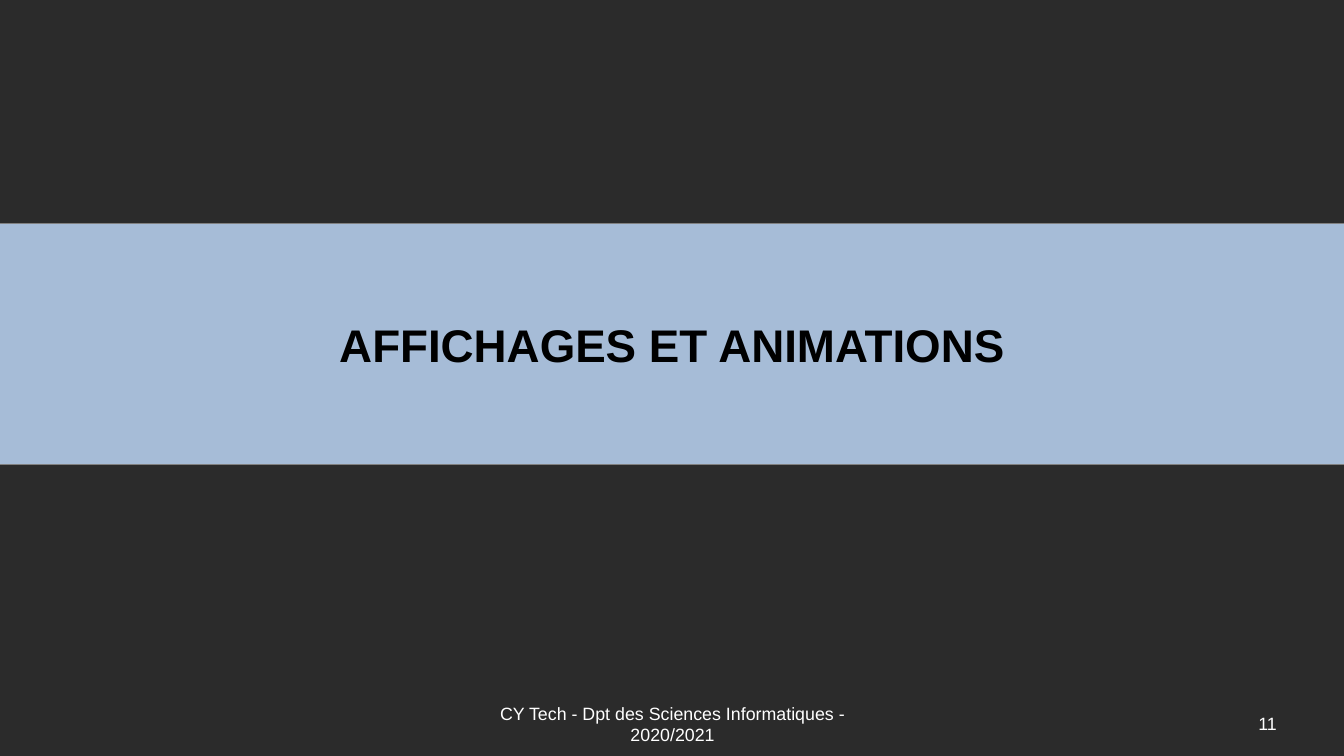
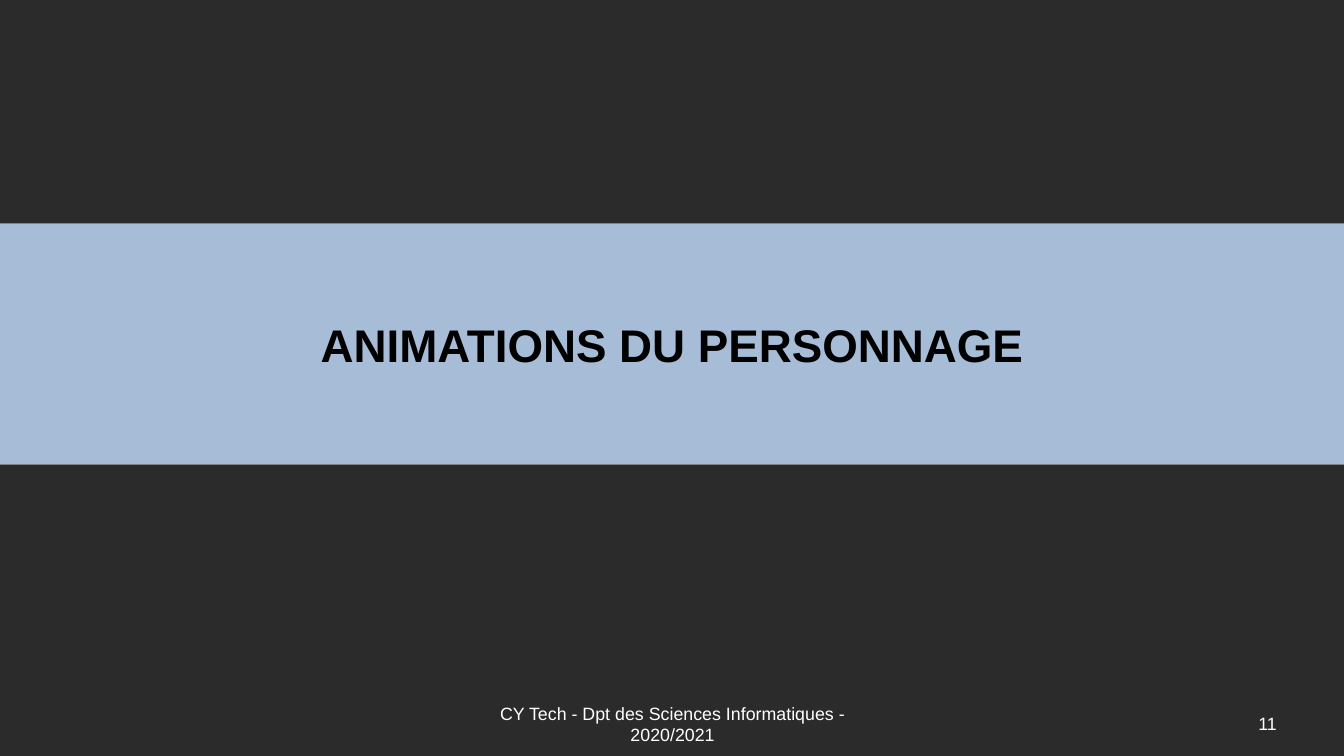
Before and after one commit to Romuald78/pyArcade, a slide deck: slide 11 of doc/UE_Libre_Jeu_Arcade_Stories.odp. Drawn at 1344x756 pixels with LibreOffice and Linux fonts; fonts in the diff are those of the drawing; background and template pictures are left out; a plain dark background stands for a picture behind light text. Boxes give left, top, right and bottom in pixels: in the first picture for what was removed or moved away, otherwise in the second. Text is boxed around its words. In the diff, an @@ line names an element or a change of style, - is before the commit and + after.

```diff
--- a/doc/UE_Libre_Jeu_Arcade_Stories.odp
+++ b/doc/UE_Libre_Jeu_Arcade_Stories.odp
@@ text in rectangle at [321,330,1023,363]: text changed @@
-AFFICHAGES ET ANIMATIONS
+ANIMATIONS DU PERSONNAGE
```
Also in this commit, not shown: 4 other slides changed, 5 slides added, 12 other files.
